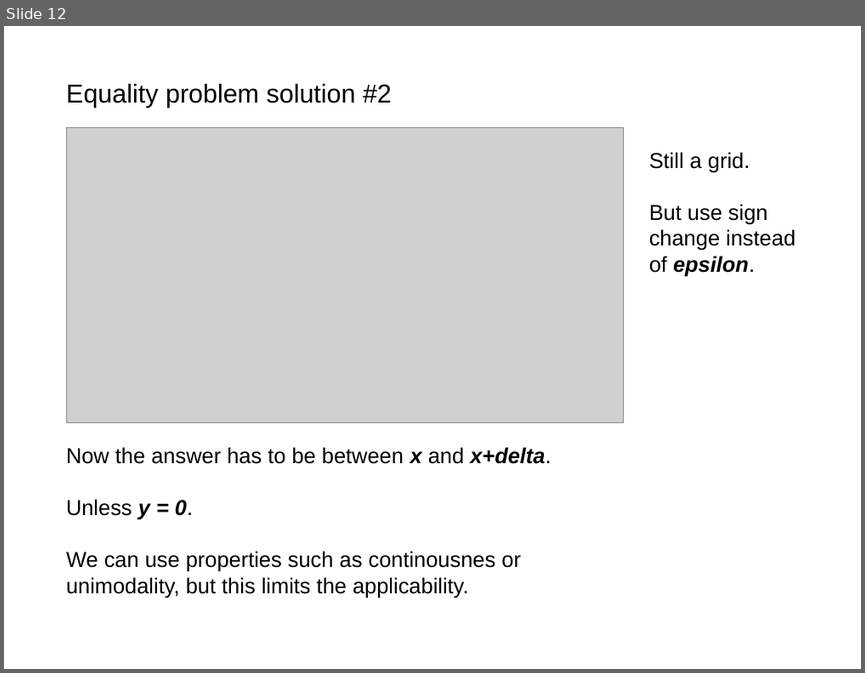
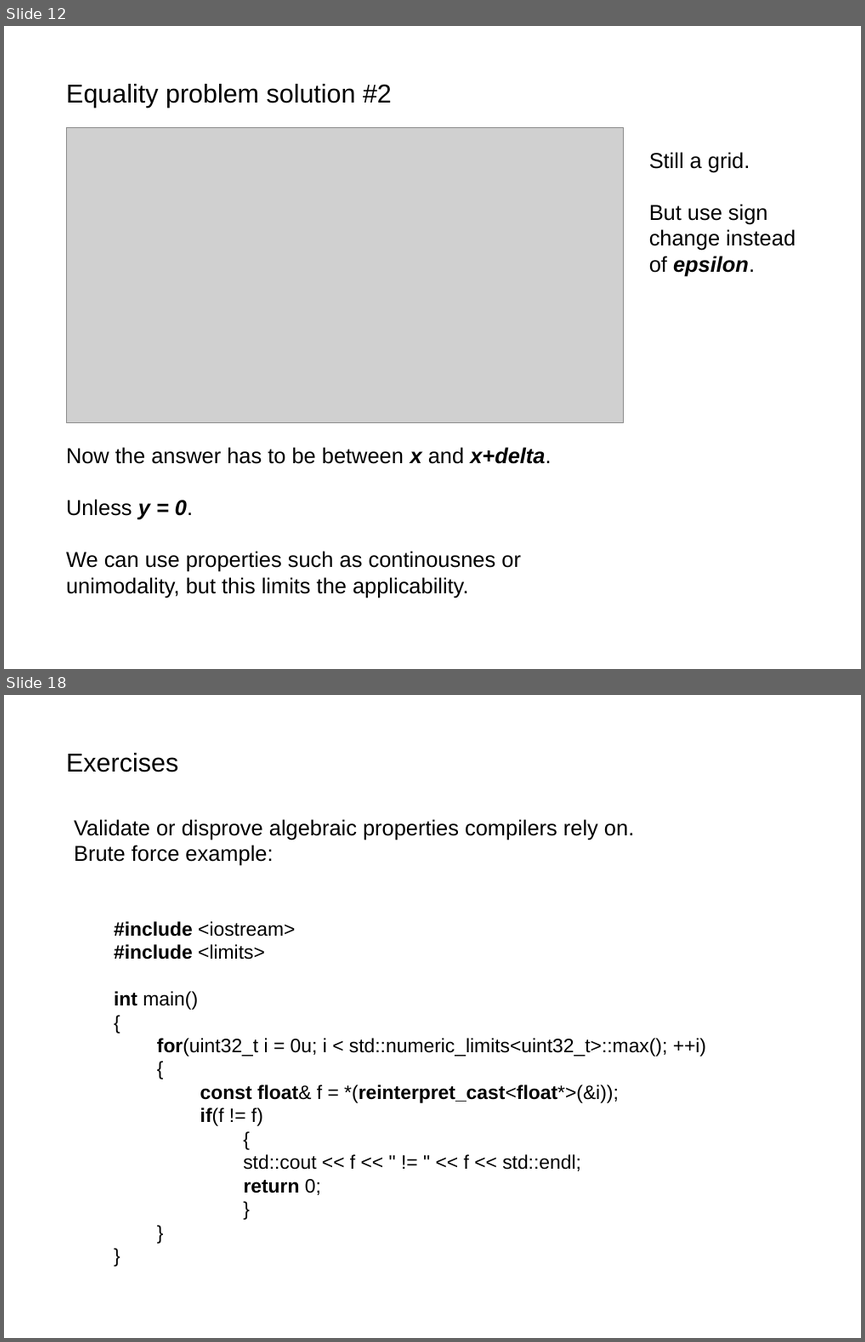
Before and after one commit to akalenuk/floating-point-experiments, a slide deck: floating.odp. Shown one above the other, each under a label of ours: slide 12 before the commit, slides 12 and 18 after it; the slides between them are not shown. The pictures are 865x673 and 865x1342 pixels, drawn with LibreOffice and Linux fonts; fonts in the diff are those of the drawing; grey boxes stand for pictures. Boxes give left, top, right and bottom in pixels: in the first picture for what was removed or moved away, otherwise in the second. Text is boxed around its words. In the diff, an @@ line names an element or a change of style, - is before the commit and + after.

```diff
--- a/floating.odp
+++ b/floating.odp
@@ slide 18 added at bbox=[4, 695, 861, 1338], background #FFFFFF @@
@@ text added at bbox=[66, 753, 178, 772], 24 pt, text #000000 @@
+Exercises
@@ text added at bbox=[74, 819, 634, 866], 20 pt, text #000000 @@
+Validate or disprove algebraic properties compilers rely on.
+Brute force example:
@@ text added at bbox=[114, 921, 706, 1195], 18 pt, text #000000 @@
+#include <iostream>
+#include <limits>
+int main()
+{
+for(uint32_t i = 0u; i < std::numeric_limits<uint32_t>::max(); ++i)
+{
+const float& f = *(reinterpret_cast<float*>(&i));
+if(f != f)
+{
+std::cout << f << " != " << f << std::endl;
+return 0;
+}
+}
+}
```
Also in this commit, not shown: 3 slides changed, 2 other slides added, 5 slides removed.
